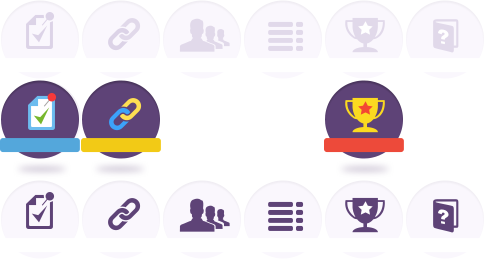
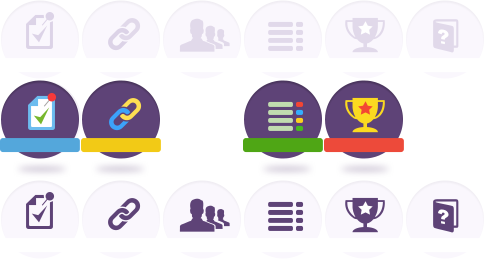
Layered file, before and after one edit (486 × 260). Changes by layer:
added layer "Слой 17" above "Слой 16" over [243, 80, 323, 177]
